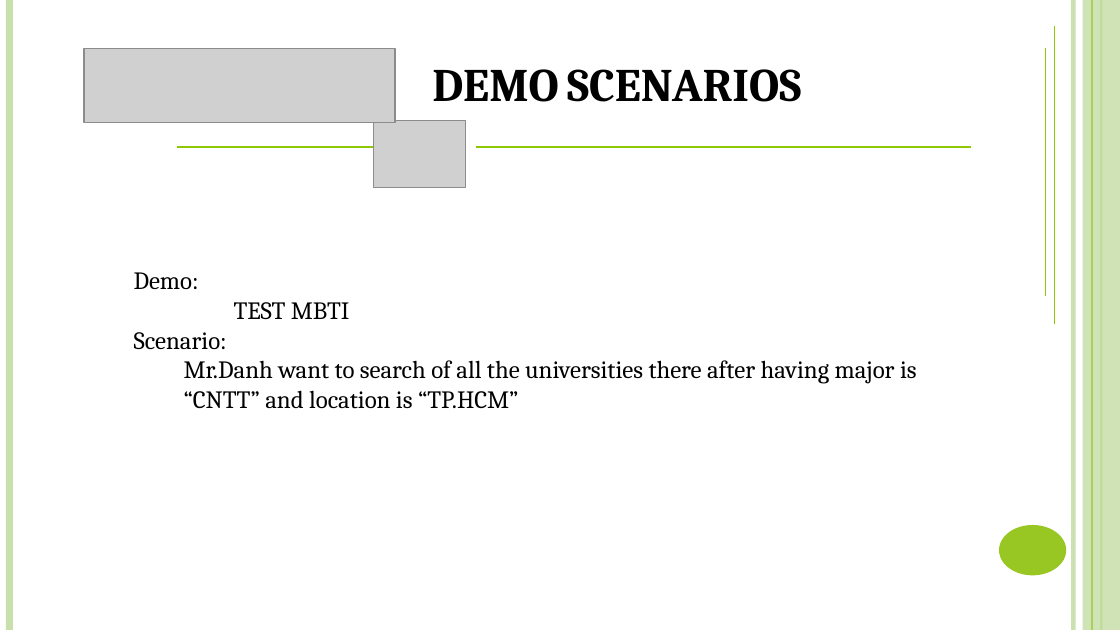
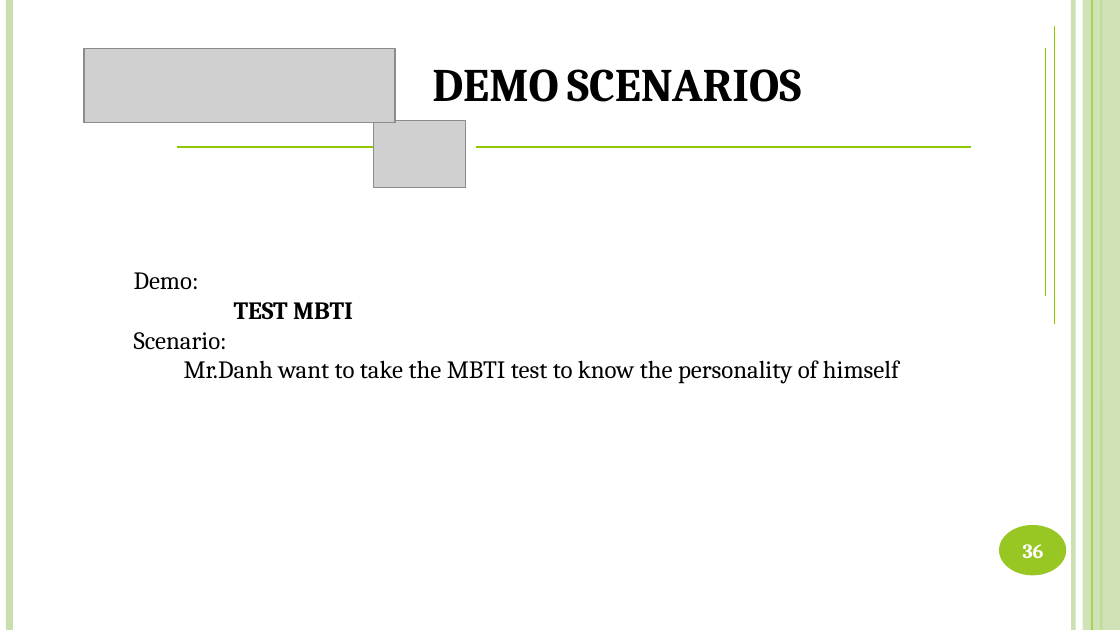
Before and after one commit to DanhLT2/Slide-Unistar, a slide deck: slide 36 of Slide-UniStar/UniStar.pptx (slide 34 before the commit). Drawn at 1120x630 pixels with LibreOffice and Linux fonts; fonts in the diff are those of the drawing; grey boxes stand for pictures. Boxes give left, top, right and bottom in pixels: in the first picture for what was removed or moved away, otherwise in the second. Text is boxed around its words. In the diff, an @@ line names an element or a change of style, - is before the commit and + after.

```diff
--- a/Slide-UniStar/UniStar.pptx
+++ b/Slide-UniStar/UniStar.pptx
@@ text at (234,302,353,319): bold on in "TEST MBTI" @@
@@ text at (184,360,899,384): text changed @@
-  Mr.Danh want to search of all the universities there after having major is “CNTT” and location is “TP.HCM”
+  Mr.Danh want to take the MBTI test to know the personality of himself
@@ page number added at (1023,544,1044,558), 13 pt, text #FFFFFF, bold @@
+36
```
Also in this commit, not shown: 59 other slides changed, 11 slides added, 3 slides removed, 3 other files.
